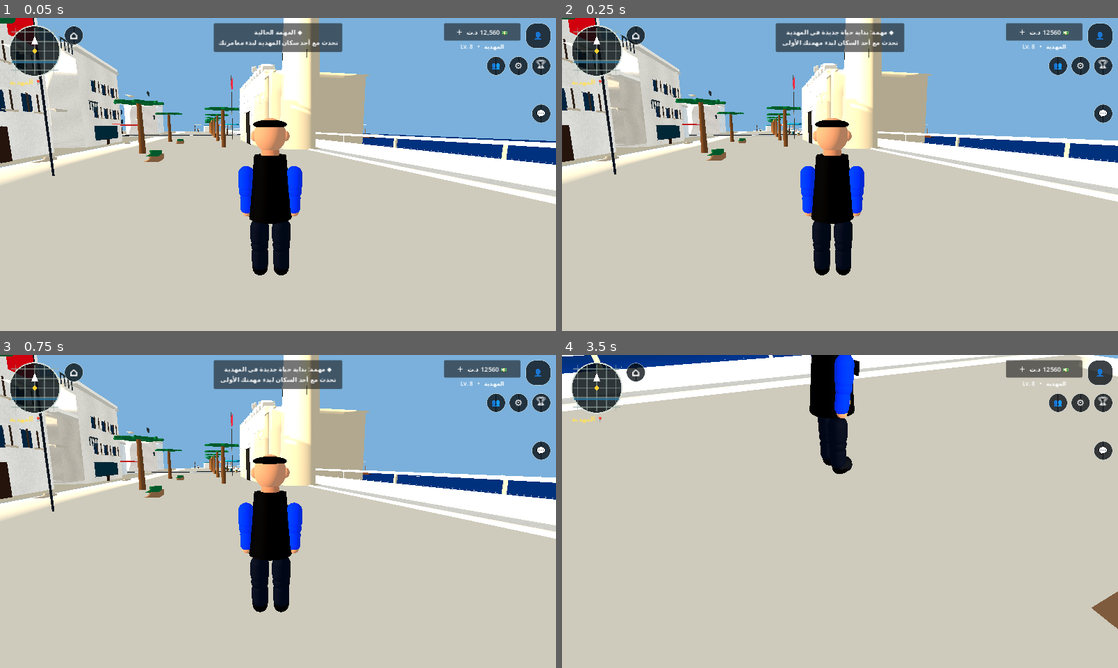
Above: before the commit, frames 1-4 (two rows, left to right).
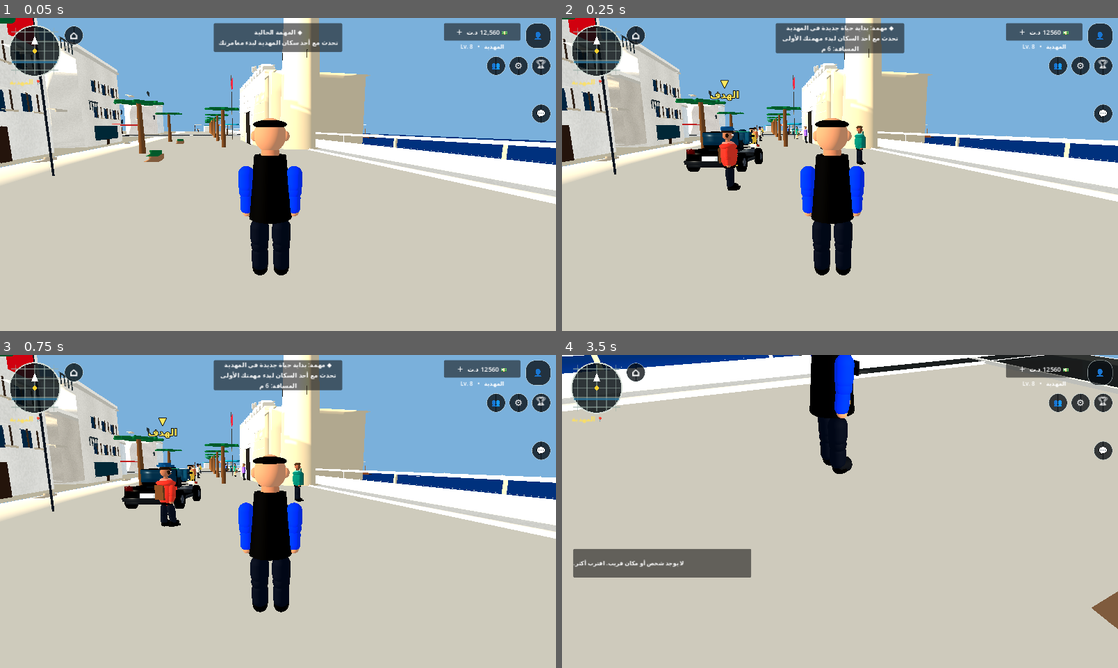
Above: after the commit, the same moments.

Repository: stevennpllk-crypto/REAL-LIFE-MAHDIA
Game: Godot game, scene res://scenes/Main.tscn
Same seed, same stepped clock (60 frames per second), same inputs: the game is played once before the commit and once after it.
Inputs (mouse positions are in pixels of both pictures, inside the frame that each line leads up to):
- Up to frame 1 (0.05 s): no input
- Up to frame 2 (0.25 s): no input
- Up to frame 3 (0.75 s): click "⌂" at 0.5 s
- Up to frame 4 (3.5 s): click "👤" at 1.25 s; click "🏆" at 2 s; tap Enter at 2.75 s; move the mouse to (867, 511) at 2.77 s; hold W (move_forward) from 2.78 s (still down); tap E (interact) at 2.85 s; tap Space (jump) at 3.02 s

Frame 1 is identical in both runs. In frame 2, 2.7% of the frame differs, in the area x 21-62%, y 2-56%; in frame 3, 2.8%; in frame 4, 4.6%, in the area x 2-100%, y 0-72%.
Error before the commit: Parse Error: Cannot infer the type of "facade" variable because the value doesn't have a set type. (res://scripts/large_world_expansion.gd:94)

Commit message:
Fix typed facade color in world expansion script

Diff:
--- a/scripts/large_world_expansion.gd
+++ b/scripts/large_world_expansion.gd
@@ -91,7 +91,7 @@
 			var height := 5.5 + float((x_index * 7 + z_index * 3 + style) % 5) * 1.15
 			var width := 8.5 + float((x_index + style) % 3)
 			var depth := 8.0 + float((z_index + style) % 3)
-			var facade := palette[(x_index + z_index + style) % palette.size()]
+			var facade: Color = palette[(x_index + z_index + style) % palette.size()]
 			_box(lot, Vector3(width, height, depth), Vector3(0, height * 0.5, 0), facade, true, "plastered_wall")
 			_box(lot, Vector3(width + 0.35, 0.22, depth + 0.35), Vector3(0, height + 0.11, 0), Color(0.67, 0.63, 0.56))
 			# Recessed-looking windows, entrance and parapet; all share cached materials.
